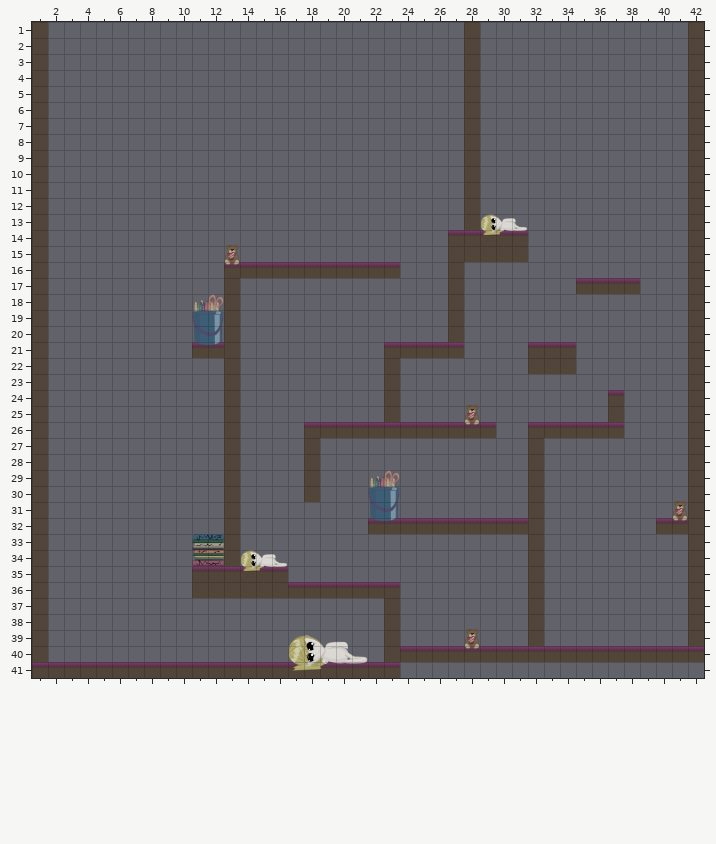
One commit to this Tiled map: game/6.tmx. Above is the file before it was changed.
Cells are 128x128 px. Shown: x 1..42, y 1..41.
The same view after the edit:
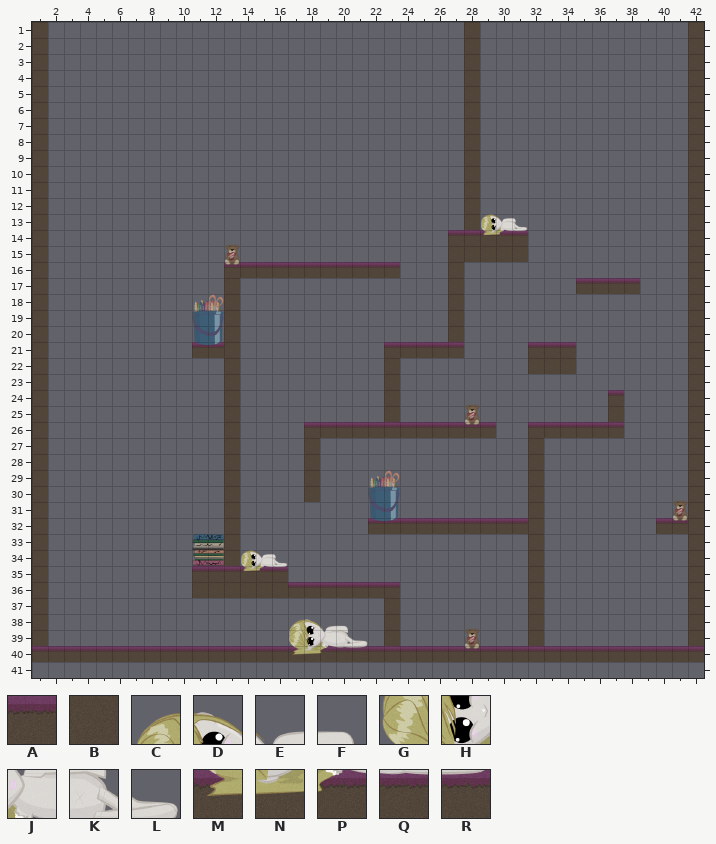
Key: from "PlayRoom": A 0, B 6, C 54, D 55, E 56, F 57, G 60, H 61, J 62, K 63, L 64, M 66, N 67, P 68, Q 69, R 70.
_ is an empty cell, . an unchanged one.
The edit:
--- layer "Tile Layer 1"
@@ x 1..23 @@
-38 ................____...
-39 ................CDEF_..
-40 B_______________GHJKL_B
-41 AAAAAAAAAAAAAAAAMNPQRAA
+38 ................CDEF...
+39 ................GHJKL..
+40 AAAAAAAAAAAAAAAAMNPQRAA
+41 _______________________
Pixel boxes of the changes (left, top, right, bottom) in both pictures:
changed: (32, 619, 400, 678)
